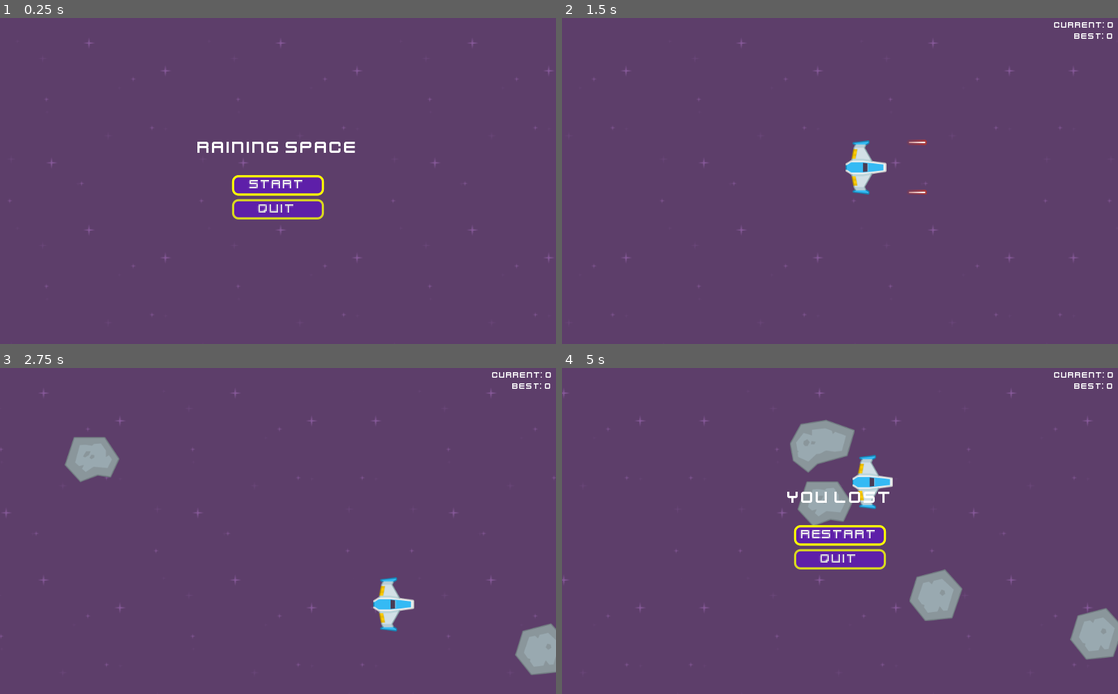
Above: before the commit, frames 1-4 (two rows, left to right).
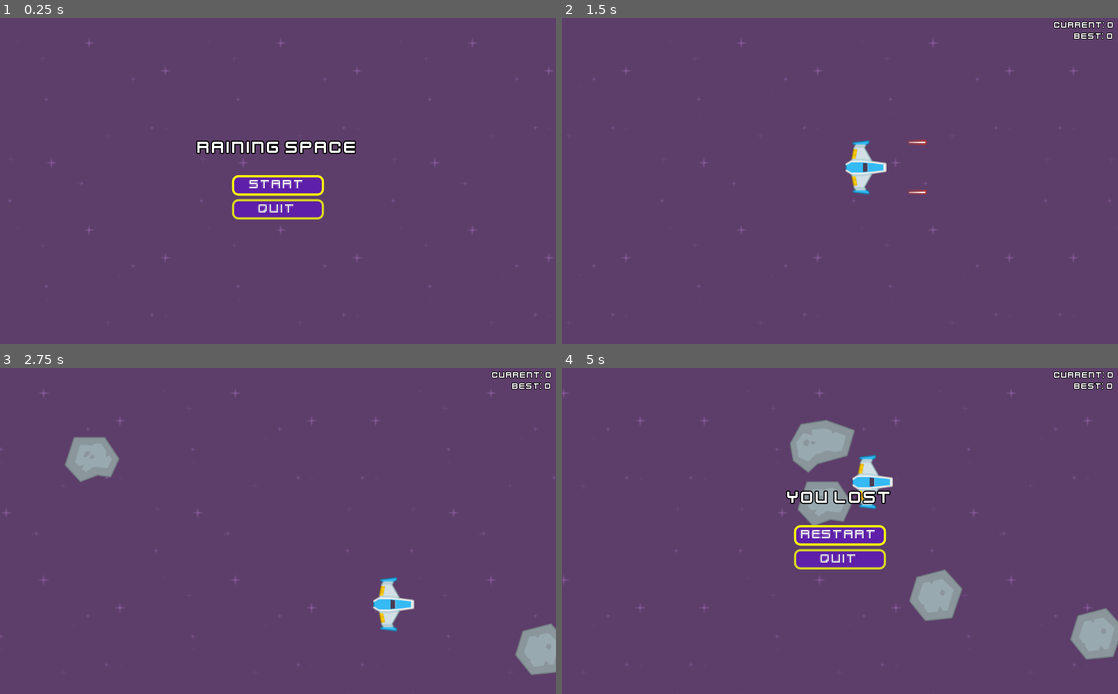
Above: after the commit, the same moments.

Repository: AndreaErario/RainingSpace
Game: Godot game, scene res://Menus/Start/StartMenu.tscn
Two runs of this game, one before a commit and one after it. Both use one fixed random seed, a clock stepped at 60 frames per second and the inputs below.
Inputs:
- Up to frame 1 (0.25 s): no input
- Up to frame 2 (1.5 s): click "Start" at 0.5 s; tap Enter (ui_accept) at 1.25 s; hold Right (ui_right) from 1.28 s (still down)
- Up to frame 3 (2.75 s): tap Enter (ui_accept) at 1.52, 2.27 s; release Right (ui_right) at 2.03 s; hold Down (ui_down) from 2.03 s (still down)
- Up to frame 4 (5 s): release Down (ui_down) at 2.78 s; hold Right (ui_right) 2.78-3.53 s; hold Up (ui_up) 3.53-4.28 s; tap Enter (ui_accept) at 3.77, 4.52 s; hold Left (ui_left) from 4.28 s (still down)

The runs differ from the first frame. In frame 1, 0.6% of the frame differs, in the area x 35-64%, y 37-42%; in frame 2, 0.2%; in frame 3, 0.2%; in frame 4, 0.5%.

Commit message:
Adds an outline to text

Diff:
--- a/Game.tscn
+++ b/Game.tscn
@@ -9,6 +9,8 @@
 [ext_resource path="res://Background/PointsLabel.gd" type="Script" id=7]
 
 [sub_resource type="DynamicFont" id=4]
+outline_size = 1
+outline_color = Color( 0, 0, 0, 1 )
 font_data = ExtResource( 6 )
 
 [sub_resource type="CapsuleShape2D" id=3]
--- a/Menus/End/EndMenu.tscn
+++ b/Menus/End/EndMenu.tscn
@@ -1,12 +1,8 @@
-[gd_scene load_steps=5 format=2]
+[gd_scene load_steps=4 format=2]
 
 [ext_resource path="res://Menus/End/EndMenu.gd" type="Script" id=1]
 [ext_resource path="res://Menus/Button.tscn" type="PackedScene" id=2]
-[ext_resource path="res://kenvector_future.ttf" type="DynamicFontData" id=3]
-
-[sub_resource type="DynamicFont" id=1]
-size = 32
-font_data = ExtResource( 3 )
+[ext_resource path="res://Menus/Menu.tres" type="Theme" id=3]
 
 [node name="EndMenu" type="Control"]
 anchor_right = 1.0
@@ -23,7 +19,7 @@
 margin_top = -80.0
 margin_right = 125.5
 margin_bottom = -44.0
-custom_fonts/font = SubResource( 1 )
+theme = ExtResource( 3 )
 text = "You Lost"
 align = 1
 
@@ -44,6 +40,7 @@
 margin_bottom = 18.0
 focus_neighbour_top = NodePath("../Button2")
 focus_neighbour_bottom = NodePath("../Button2")
+mouse_default_cursor_shape = 2
 text = "Restart"
 
 [node name="Button2" parent="VBoxContainer" instance=ExtResource( 2 )]
@@ -54,6 +51,7 @@
 margin_bottom = 40.0
 focus_neighbour_top = NodePath("../Button")
 focus_neighbour_bottom = NodePath("../Button")
+mouse_default_cursor_shape = 2
 text = "Quit"
 
 [connection signal="pressed" from="VBoxContainer/Button" to="." method="_on_Button_pressed"]
--- /dev/null
+++ b/Menus/Menu.tres
@@ -0,0 +1,12 @@
+[gd_resource type="Theme" load_steps=3 format=2]
+
+[ext_resource path="res://kenvector_future.ttf" type="DynamicFontData" id=1]
+
+[sub_resource type="DynamicFont" id=2]
+size = 32
+outline_size = 2
+outline_color = Color( 0, 0, 0, 1 )
+font_data = ExtResource( 1 )
+
+[resource]
+default_font = SubResource( 2 )
--- a/Menus/Start/StartMenu.tscn
+++ b/Menus/Start/StartMenu.tscn
@@ -1,13 +1,9 @@
-[gd_scene load_steps=6 format=2]
+[gd_scene load_steps=5 format=2]
 
 [ext_resource path="res://Menus/Start/StartMenu.gd" type="Script" id=1]
 [ext_resource path="res://Background/purple.png" type="Texture" id=2]
 [ext_resource path="res://Menus/Button.tscn" type="PackedScene" id=3]
-[ext_resource path="res://kenvector_future.ttf" type="DynamicFontData" id=4]
-
-[sub_resource type="DynamicFont" id=1]
-size = 32
-font_data = ExtResource( 4 )
+[ext_resource path="res://Menus/Menu.tres" type="Theme" id=4]
 
 [node name="StartMenu" type="Control"]
 anchor_right = 1.0
@@ -28,7 +24,7 @@
 margin_top = -80.0
 margin_right = 149.5
 margin_bottom = -44.0
-custom_fonts/font = SubResource( 1 )
+theme = ExtResource( 4 )
 text = "Raining Space"
 align = 1
 
